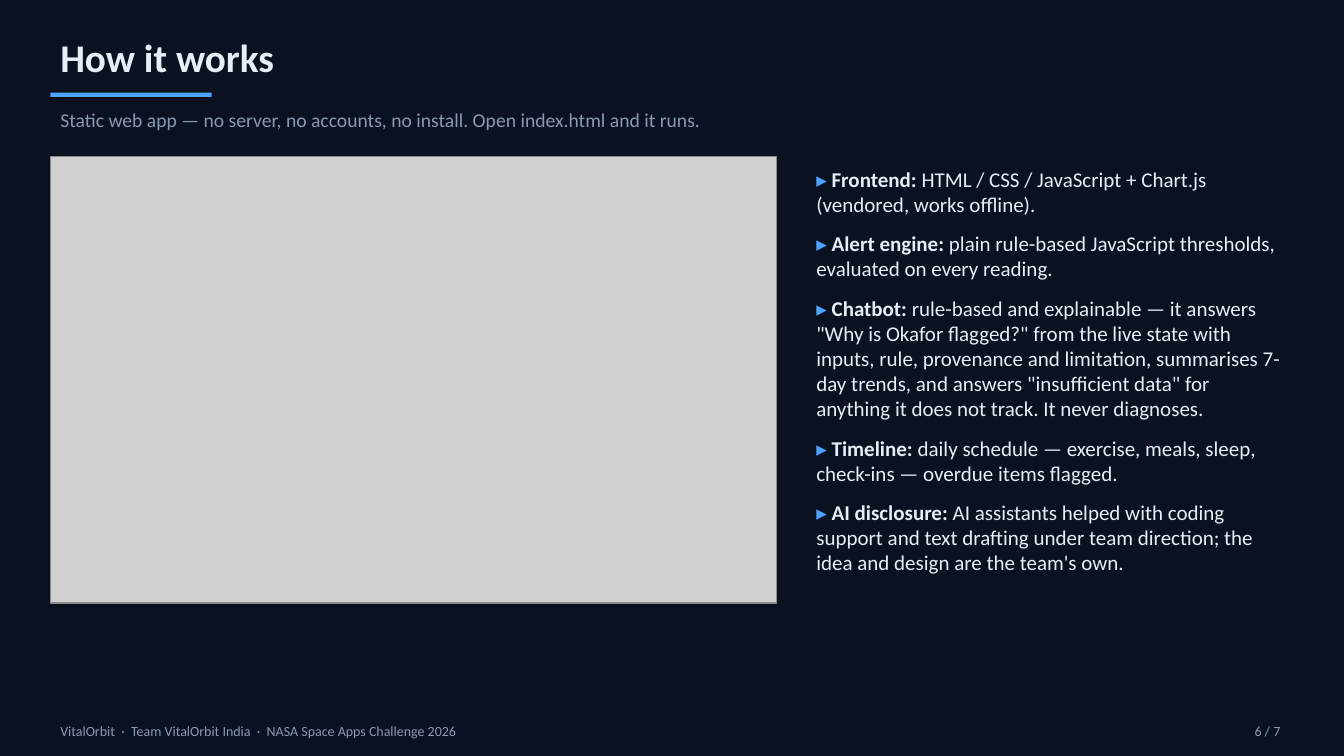
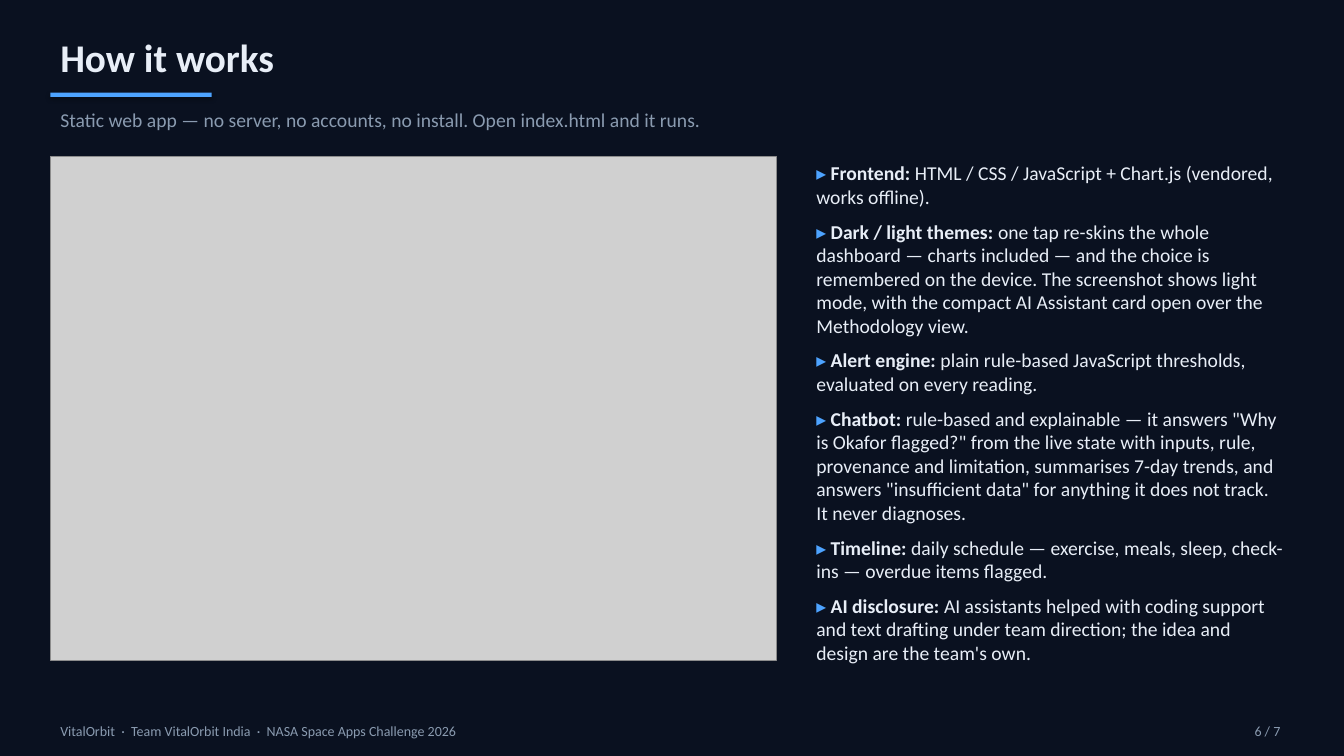
Before and after one commit to iamartya15/vitalorbit-space-apps-2026, a slide deck: slide 6 of deck/VitalOrbit-Demo-Deck.pptx. Drawn at 1344x756 pixels with LibreOffice and Linux fonts; fonts in the diff are those of the drawing; grey boxes stand for pictures. Boxes give left, top, right and bottom in pixels: in the first picture for what was removed or moved away, otherwise in the second. Text is boxed around its words. In the diff, an @@ line names an element or a change of style, - is before the commit and + after.

Commit message:
Deploy VitalOrbit final package (theme build + refreshed deck)

```diff
--- a/deck/VitalOrbit-Demo-Deck.pptx
+++ b/deck/VitalOrbit-Demo-Deck.pptx
@@ picture: place and size @@
-picture at (50,156,776,603)
+picture at (50,156,776,660)
@@ text at (816,166,1283,664): size 15 to 14 pt in "▸ Frontend: HTML / CSS / JavaScript ...", "▸ Alert engine: plain rule-based JavaScript thresholds, ...", "▸ Chatbot: rule-based and explainable — it ...", "▸ Timeline: daily schedule — exercise, meals, ..." and 1 more places; less space between paragraphs @@
@@ text at (816,225,1263,337): paragraph added @@
+▸ Dark / light themes: one tap re-skins the whole dashboard — charts included — and the choice is remembered on the device. The screenshot shows light mode, with the compact AI Assistant card open over the Methodology view.
```
Also in this commit, not shown: 2 other slides changed, 1 other file.
